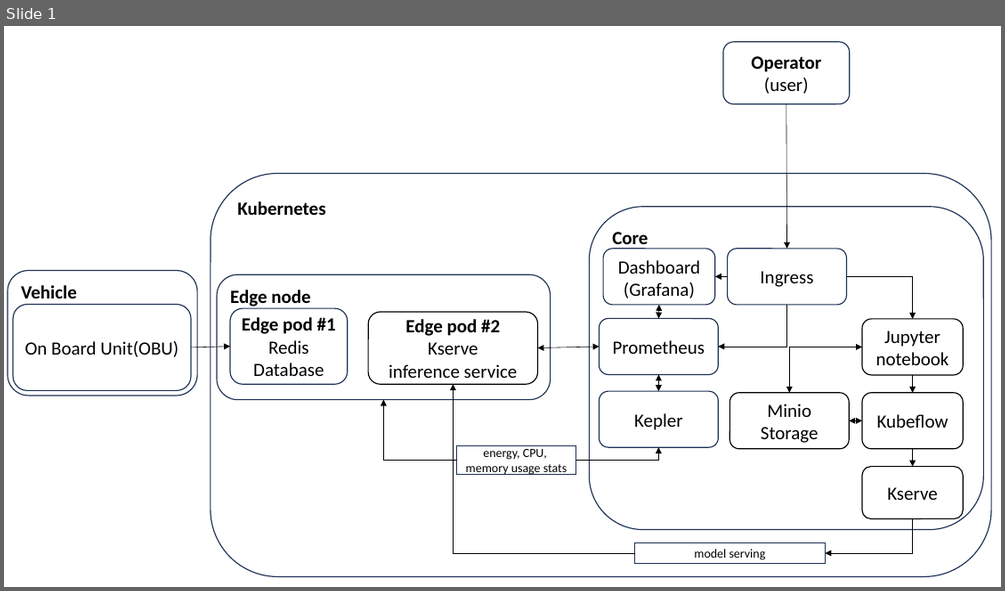
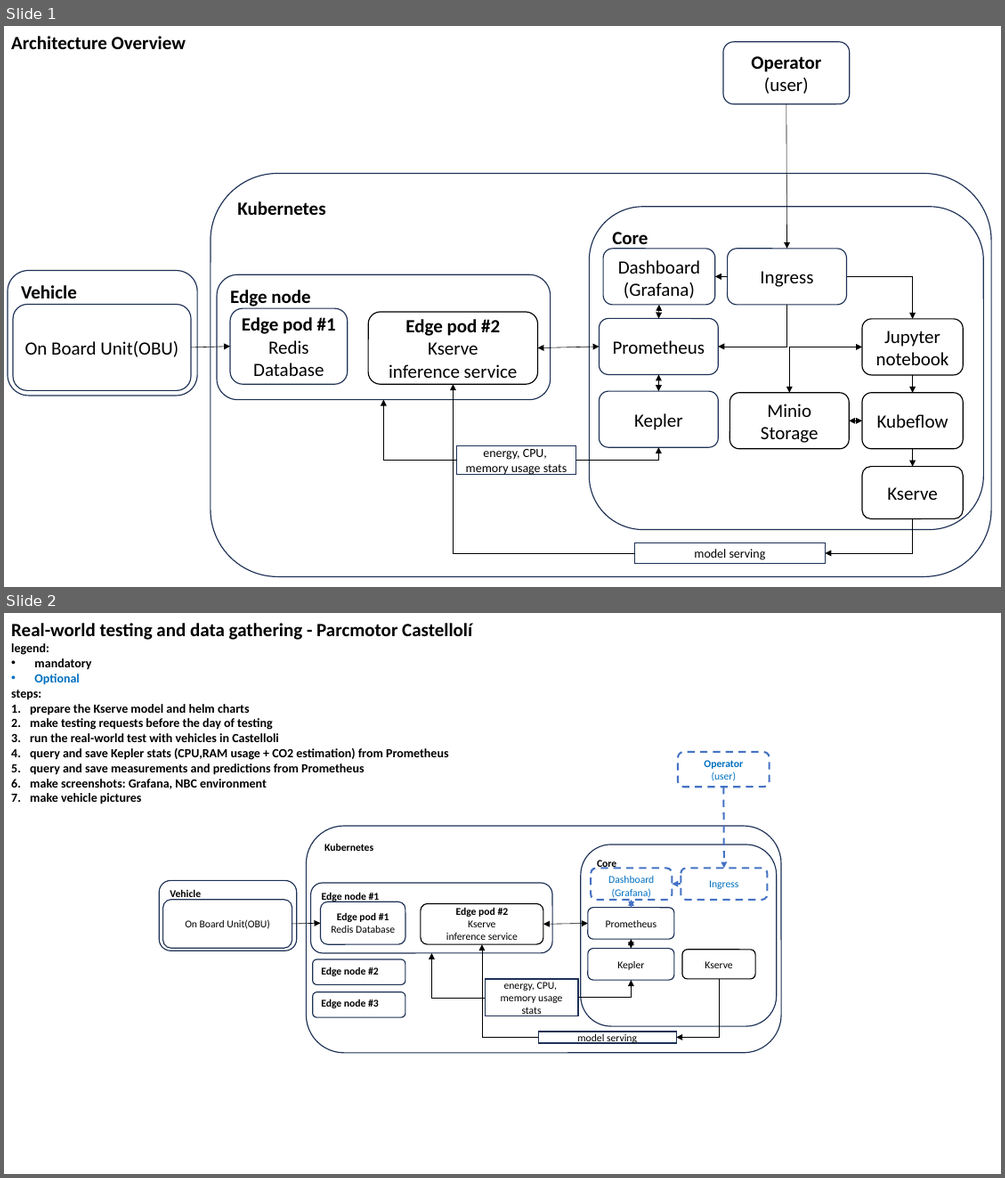
Before and after one commit to 5uperpalo/success6g-edge, a slide deck: img/success6g_edge_architecture.pptx. Shown one above the other, each under a label of ours: slide 1 before the commit, slides 1 and 2 after it. The pictures are 1005x591 and 1005x1178 pixels, drawn with LibreOffice and Linux fonts; fonts in the diff are those of the drawing. Boxes give left, top, right and bottom in pixels: in the first picture for what was removed or moved away, otherwise in the second. Text is boxed around its words. In the diff, an @@ line names an element or a change of style, - is before the commit and + after.

Commit message:
added architectures

```diff
--- a/img/success6g_edge_architecture.pptx
+++ b/img/success6g_edge_architecture.pptx
@@ slide 2 added at box(4, 613, 1001, 1174), background #FFFFFF @@
@@ text added at box(11, 623, 472, 804), 12 pt, text #000000, bold @@
+Real-world testing and data gathering - Parcmotor Castellolí
+legend:
+• mandatory
+• Optional
+steps:
+1. prepare the Kserve model and helm charts
+2. make testing requests before the day of testing
+3. run the real-world test with vehicles in Castelloli
+4. query and save Kepler stats (CPU,RAM usage + CO2 estimation) from Prometheus
+5. query and save measurements and predictions from Prometheus
+6. make screenshots: Grafana, NBC environment
+7. make vehicle pictures
@@ rounded rectangle added at box(678, 752, 769, 787), outline #4472C4 1.75 pt dashed, 10 pt, text #0070C0, bold @@
+Operator
+(user)
@@ arrow added from (723, 787) to (724, 868), #4472C4 1.75 pt dashed @@
@@ rounded rectangle added at box(306, 826, 781, 1053), outline #1E3256 1 pt, 10 pt, text #000000, bold @@
+Kubernetes
@@ rounded rectangle added at box(581, 844, 777, 1027), outline #1E3256 1 pt, 10 pt, text #000000, bold @@
+Core
@@ rounded rectangle added at box(591, 868, 672, 900), outline #4472C4 1.75 pt dashed, 10 pt, text #0070C0 @@
+Dashboard (Grafana)
@@ rounded rectangle added at box(680, 868, 768, 900), outline #4472C4 1.75 pt dashed, 10 pt, text #0070C0 @@
+Ingress
@@ rounded rectangle added at box(159, 881, 297, 951), outline #1E3256 1 pt, 10 pt, text #000000, bold @@
+Vehicle
@@ rounded rectangle added at box(163, 900, 292, 948), outline #1E3256 1 pt, 10 pt, text #000000 @@
+On Board Unit(OBU)
@@ rounded rectangle added at box(310, 883, 552, 953), outline #1E3256 1 pt, 10 pt, text #000000, bold @@
+Edge node #1
@@ rounded rectangle added at box(320, 901, 405, 944), outline #1E3256 1 pt, 10 pt, text #000000 @@
+Edge pod #1
+Redis Database
@@ rounded rectangle added at box(421, 904, 543, 944), outline #000000 1 pt, 10 pt, text #000000 @@
+Edge pod #2
+Kserve
+inference service
@@ double arrow added from (631, 900) to (631, 908), #4472C4 1.75 pt dashed @@
@@ arrow added from (680, 884) to (672, 884), #4472C4 1.75 pt dashed @@
@@ arrow added from (291, 924) to (320, 924), #000000 0.5 pt @@
@@ double arrow added from (543, 925) to (588, 924), #000000 0.5 pt @@
@@ rounded rectangle added at box(588, 908, 675, 939), outline #1E3256 1 pt, 10 pt, text #000000 @@
+Prometheus
@@ rounded rectangle added at box(313, 959, 405, 985), outline #1E3256 1 pt, 10 pt, text #000000, bold @@
+Edge node #2
@@ elbow arrow added from (485, 997) to (432, 953), #000000 0.5 pt @@
@@ elbow arrow added from (539, 1037) to (482, 944), #000000 0.5 pt @@
@@ rounded rectangle added at box(588, 948, 675, 980), outline #1E3256 1 pt, 10 pt, text #000000 @@
+Kepler
@@ double arrow added from (631, 939) to (631, 948), #000000 0.5 pt @@
@@ rounded rectangle added at box(682, 949, 755, 979), outline #000000 1 pt, 10 pt, text #000000 @@
+Kserve
@@ rectangle added at box(485, 979, 578, 1015), fill #FFFFFF, outline #1E3256 1 pt, 10 pt, text #000000 @@
+energy, CPU,
+memory usage stats
@@ elbow arrow added from (578, 997) to (631, 981), #000000 0.5 pt @@
@@ elbow arrow added from (719, 979) to (676, 1037), #000000 0.5 pt @@
@@ rounded rectangle added at box(313, 992, 405, 1018), outline #1E3256 1 pt, 10 pt, text #000000, bold @@
+Edge node #3
@@ rectangle added at box(539, 1032, 677, 1043), fill #FFFFFF, outline #1E3256 1 pt, 10 pt, text #000000 @@
+model serving
@@ slide 1 changed as well @@
@@ text added at box(11, 36, 186, 49), 18 pt, text #000000, bold @@
+Architecture Overview
```
Also in this commit, not shown: 3 other slides added, 3 other files.
